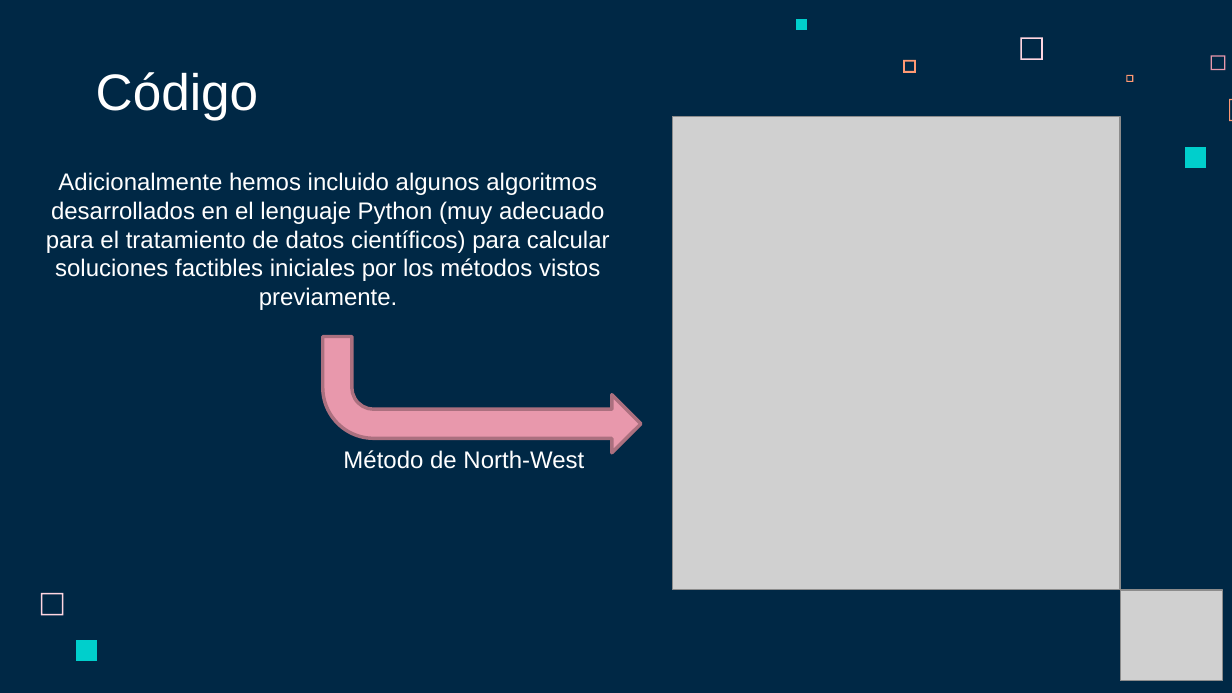
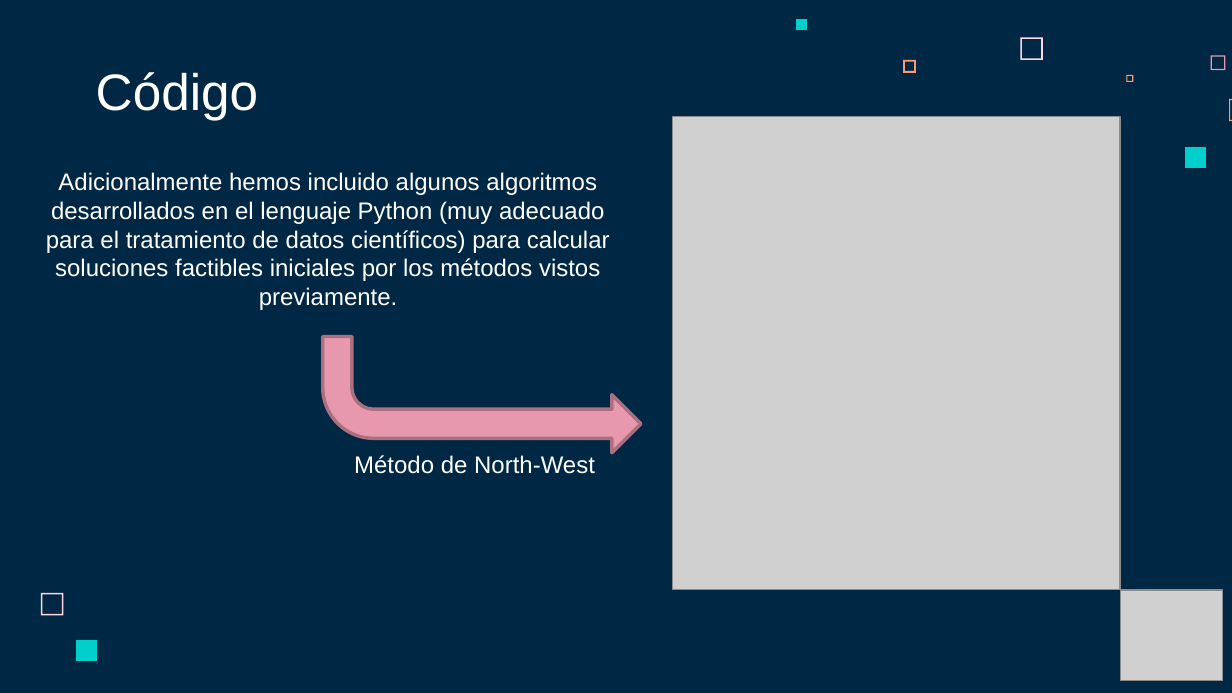
Before and after one commit to Fertry/MASI, a slide deck: slide 39 of Presentación - Problema del Transporte MASI.pptx. Drawn at 1232x693 pixels with LibreOffice and Linux fonts; fonts in the diff are those of the drawing; grey boxes stand for pictures. Boxes give left, top, right and bottom in pixels: in the first picture for what was removed or moved away, otherwise in the second. Text is boxed around its words. In the diff, an @@ line names an element or a change of style, - is before the commit and + after.

```diff
--- a/Presentación - Problema del Transporte MASI.pptx
+++ b/Presentación - Problema del Transporte MASI.pptx
@@ text "Método de North-West": place and size @@
-text "Método de North-West" at (343,450,584,469)
+text "Método de North-West" at (354,455,595,474)
```
Also in this commit, not shown: 2 other slides changed, 2 slides removed, 4 other files.
